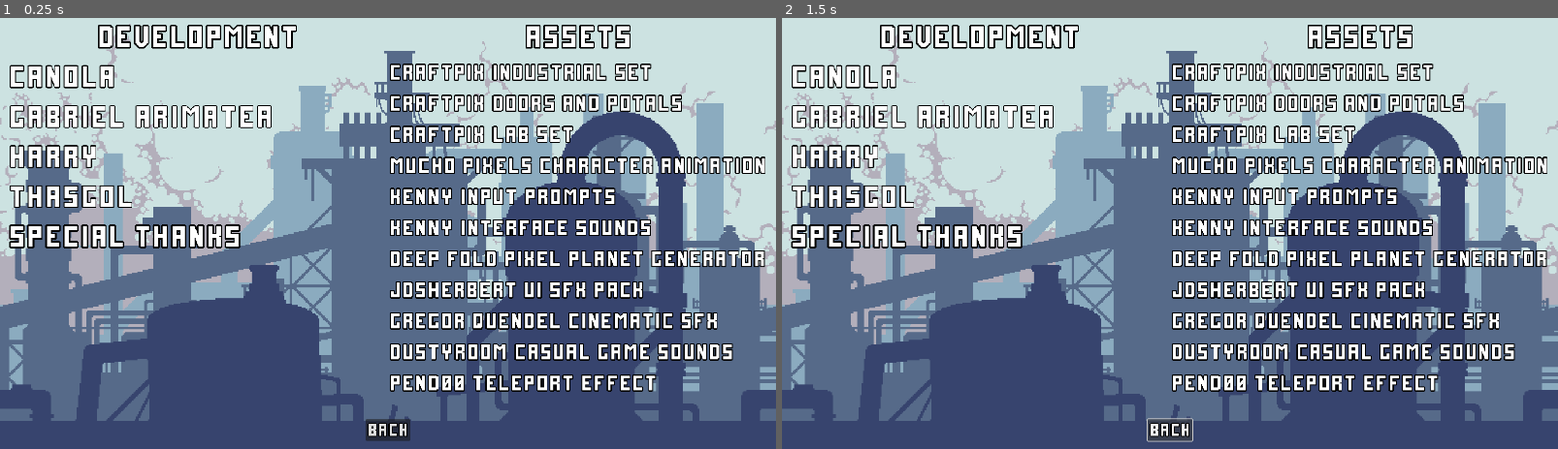
Above: before the commit, frames 1-2 (left to right).
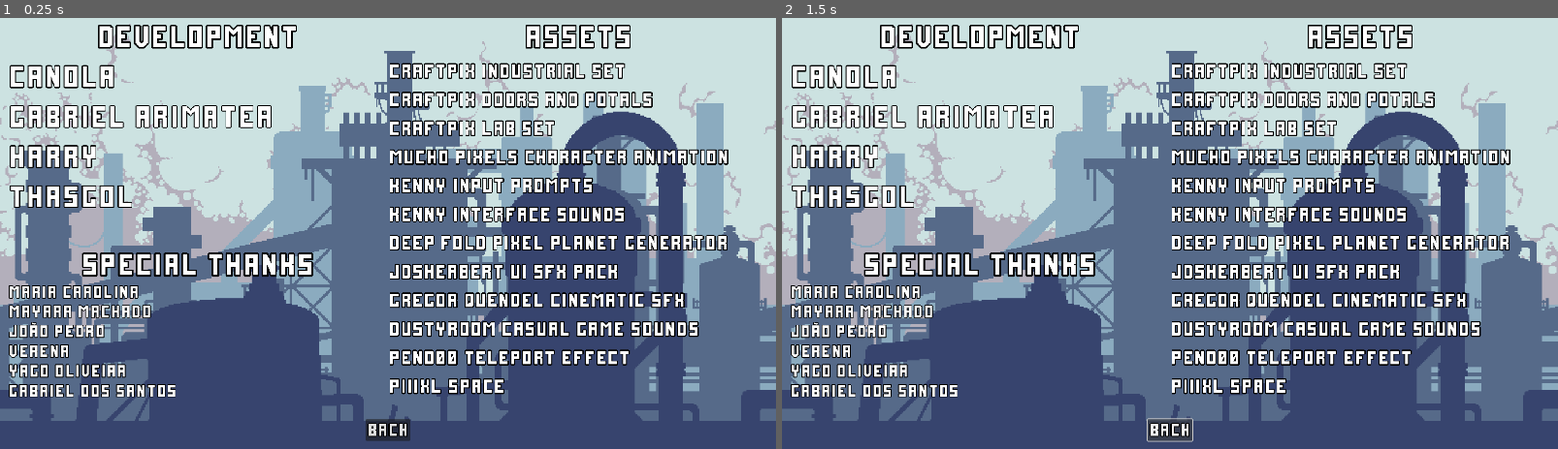
Above: after the commit, the same moments.

Repository: Harry32/ThinkyGameJam
Game: Godot game, scene res://scenes/screens/credits_screen.tscn
Two runs of this game, one before a commit and one after it. Both use one fixed random seed, a clock stepped at 60 frames per second and the inputs below. This scene is started directly instead of the project's main scene.
Inputs:
- Up to frame 1 (0.25 s): no input
- Up to frame 2 (1.5 s): tap Enter at 0.5 s; hold D (Right) 0.53-1.25 s; hold Shift (Gravity) 0.53-1.25 s; tap Space (Jump) at 0.77 s; click "Back" at 1.25 s

The runs differ from the first frame. In frame 1, 22% of the frame differs, in the area x 1-99%, y 10-89%; in frame 2, 22%.

Commit message:
Credits scene fix

Diff:
--- a/scenes/screens/credits_screen.tscn
+++ b/scenes/screens/credits_screen.tscn
@@ -78,10 +78,30 @@
 underline = 2
 uri = "https://thasgol.itch.io"
 
-[node name="Label2" type="Label" parent="MarginContainer/HBoxContainer/VBoxContainer"]
-layout_mode = 2
+[node name="MarginContainer" type="MarginContainer" parent="MarginContainer/HBoxContainer/VBoxContainer"]
+layout_mode = 2
+theme_override_constants/margin_top = 70
+
+[node name="VBoxContainer" type="VBoxContainer" parent="MarginContainer/HBoxContainer/VBoxContainer/MarginContainer"]
+layout_mode = 2
+
+[node name="Label2" type="Label" parent="MarginContainer/HBoxContainer/VBoxContainer/MarginContainer/VBoxContainer"]
+layout_mode = 2
+size_flags_horizontal = 4
 theme_override_font_sizes/font_size = 70
 text = "Special Thanks"
+
+[node name="Label3" type="Label" parent="MarginContainer/HBoxContainer/VBoxContainer/MarginContainer/VBoxContainer"]
+layout_mode = 2
+size_flags_horizontal = 0
+theme_override_constants/outline_size = 7
+theme_override_font_sizes/font_size = 40
+text = "Maria Carolina
+Mayara Machado
+João Pedro
+Verena
+Yago Oliveira
+Gabriel dos Santos"
 
 [node name="VBoxContainer2" type="VBoxContainer" parent="MarginContainer/HBoxContainer"]
 layout_mode = 2
@@ -96,81 +116,88 @@
 
 [node name="LinkButton" type="LinkButton" parent="MarginContainer/HBoxContainer/VBoxContainer2"]
 layout_mode = 2
-theme_override_font_sizes/font_size = 50
+theme_override_font_sizes/font_size = 45
 text = "Craftpix Industrial Set"
 underline = 2
 uri = "https://free-game-assets.itch.io/free-industrial-zone-tileset-pixel-art"
 
 [node name="LinkButton2" type="LinkButton" parent="MarginContainer/HBoxContainer/VBoxContainer2"]
 layout_mode = 2
-theme_override_font_sizes/font_size = 50
+theme_override_font_sizes/font_size = 45
 text = "Craftpix Doors and Potals"
 underline = 2
 uri = "https://free-game-assets.itch.io/doors-and-portals-pixel-art-asset-pack"
 
 [node name="LinkButton3" type="LinkButton" parent="MarginContainer/HBoxContainer/VBoxContainer2"]
 layout_mode = 2
-theme_override_font_sizes/font_size = 50
+theme_override_font_sizes/font_size = 45
 text = "Craftpix Lab Set"
 underline = 2
 uri = "https://free-game-assets.itch.io/lab-game-tileset-pixel-art"
 
 [node name="LinkButton4" type="LinkButton" parent="MarginContainer/HBoxContainer/VBoxContainer2"]
 layout_mode = 2
-theme_override_font_sizes/font_size = 50
+theme_override_font_sizes/font_size = 45
 text = "Mucho Pixels Character Animation"
 underline = 2
 uri = "https://muchopixels.itch.io/character-animation-asset-pack"
 
 [node name="LinkButton5" type="LinkButton" parent="MarginContainer/HBoxContainer/VBoxContainer2"]
 layout_mode = 2
-theme_override_font_sizes/font_size = 50
+theme_override_font_sizes/font_size = 45
 text = "Kenny Input Prompts"
 underline = 2
 uri = "https://www.kenney.nl/assets/input-prompts-pixel-16"
 
 [node name="LinkButton6" type="LinkButton" parent="MarginContainer/HBoxContainer/VBoxContainer2"]
 layout_mode = 2
-theme_override_font_sizes/font_size = 50
+theme_override_font_sizes/font_size = 45
 text = "Kenny Interface Sounds"
 underline = 2
 uri = "https://www.kenney.nl/assets/interface-sounds"
 
 [node name="LinkButton7" type="LinkButton" parent="MarginContainer/HBoxContainer/VBoxContainer2"]
 layout_mode = 2
-theme_override_font_sizes/font_size = 50
+theme_override_font_sizes/font_size = 45
 text = "Deep Fold Pixel Planet Generator"
 underline = 2
 uri = "https://deep-fold.itch.io/pixel-planet-generator"
 
 [node name="LinkButton8" type="LinkButton" parent="MarginContainer/HBoxContainer/VBoxContainer2"]
 layout_mode = 2
-theme_override_font_sizes/font_size = 50
+theme_override_font_sizes/font_size = 45
 text = "JDSherbert UI SFX Pack"
 underline = 2
 uri = "https://jdsherbert.itch.io/ultimate-ui-sfx-pack"
 
 [node name="LinkButton9" type="LinkButton" parent="MarginContainer/HBoxContainer/VBoxContainer2"]
 layout_mode = 2
-theme_override_font_sizes/font_size = 50
+theme_override_font_sizes/font_size = 45
 text = "Gregor Quendel Cinematic SFX"
 underline = 2
 uri = "https://gregor-quendel.itch.io/free-cinematic-sound-effects"
 
 [node name="LinkButton10" type="LinkButton" parent="MarginContainer/HBoxContainer/VBoxContainer2"]
 layout_mode = 2
-theme_override_font_sizes/font_size = 50
+theme_override_font_sizes/font_size = 45
 text = "Dustyroom Casual Game Sounds  "
 underline = 2
 uri = "https://dustyroom.com/free-casual-game-sounds/"
 
 [node name="LinkButton11" type="LinkButton" parent="MarginContainer/HBoxContainer/VBoxContainer2"]
 layout_mode = 2
-theme_override_font_sizes/font_size = 50
+theme_override_font_sizes/font_size = 45
 text = "pend00 Teleport effect"
 underline = 2
 uri = "https://godotshaders.com/shader/teleport-effect/"
 
+[node name="LinkButton12" type="LinkButton" parent="MarginContainer/HBoxContainer/VBoxContainer2"]
+layout_mode = 2
+theme_override_font_sizes/font_size = 45
+text = "Piiixl Space"
+underline = 2
+uri = "https://piiixl.itch.io/space"
+
 [node name="CenterContainer" type="CenterContainer" parent="MarginContainer"]
 layout_mode = 2
 size_flags_horizontal = 4
